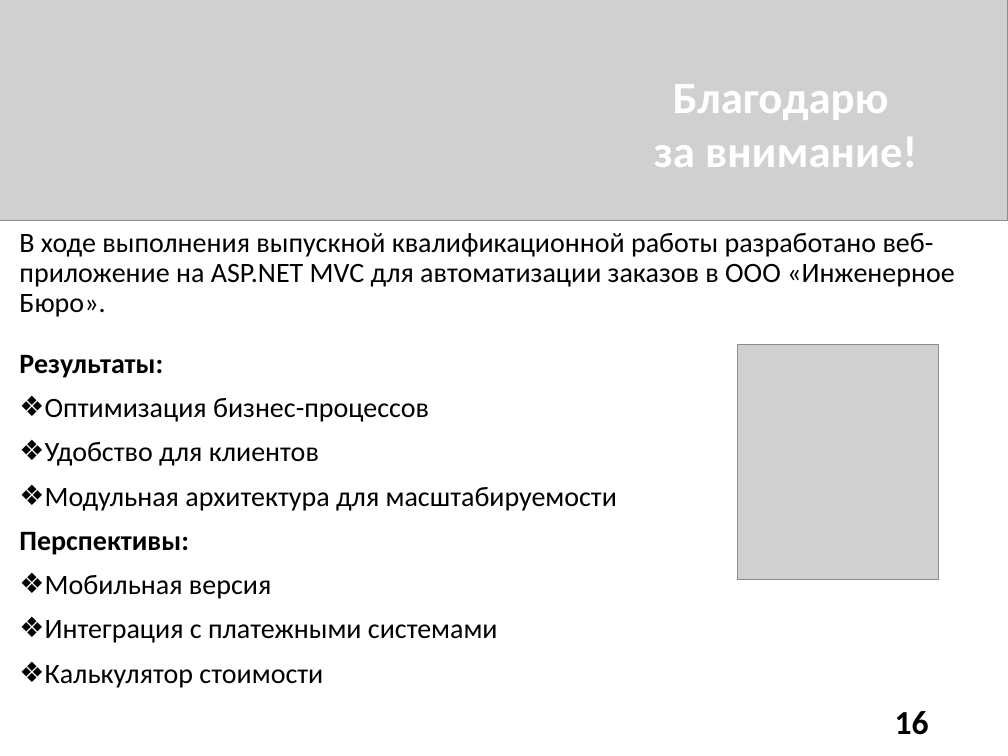
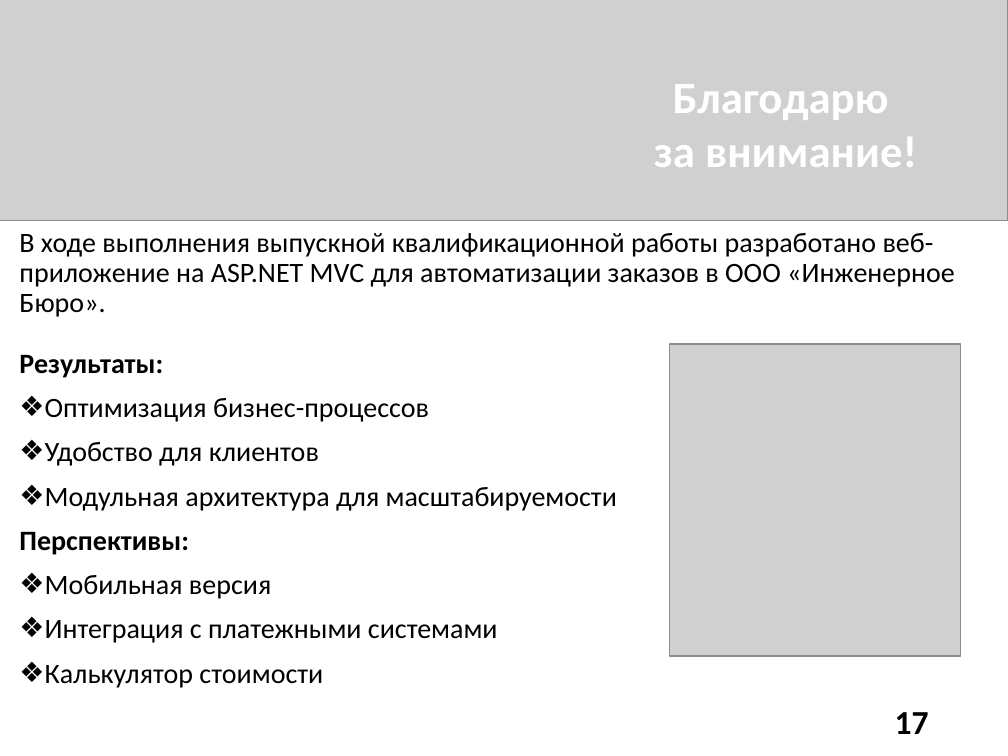
Before and after one commit to DaniilTropin11/IB-Company, a slide deck: slide 17 of ПРАВКИ_Презентация ВКР ВО.pptx (slide 16 before the commit). Drawn at 1008x756 pixels with LibreOffice and Linux fonts; fonts in the diff are those of the drawing; grey boxes stand for pictures. Boxes give left, top, right and bottom in pixels: in the first picture for what was removed or moved away, otherwise in the second. Text is boxed around its words. In the diff, an @@ line names an element or a change of style, - is before the commit and + after.

```diff
--- a/ПРАВКИ_Презентация ВКР ВО.pptx
+++ b/ПРАВКИ_Презентация ВКР ВО.pptx
@@ picture resized from (x1=738, y1=345, x2=938, y2=580) to (x1=670, y1=344, x2=961, y2=656) @@
@@ page number at (x1=895, y1=712, x2=929, y2=734): text changed @@
-16
+17
```
Also in this commit, not shown: 1 slide added.
